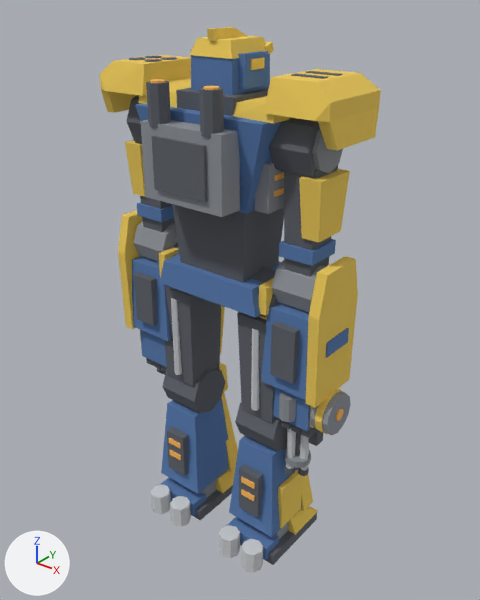
The glTF model client/public/models/titan.glb as it was, and as the next commit left it.
Rendered twice from a camera (50 mm lens) standing at (36.6, -44.1, 17.8) and looking at (0.7, 0.7, -10.0). The axes (+X, +Y, +Z) are drawn at lower left. The lights are the same throughout. The first picture is the older version. Where no turn or scale is listed for an object, it has been applied to the vertices.

Objects in the first picture: 'barrels_R', 'closed_L', 'closed_R', 'fist_L', 'fist_R', 'foot_L', 'foot_R', 'fore_L', 'fore_R', 'gun_R', 'head', 'open_L', 'open_R', 'shin_L', 'shin_R', 'thigh_L', 'thigh_R', 'torso', 'upper_L', 'upper_R'.
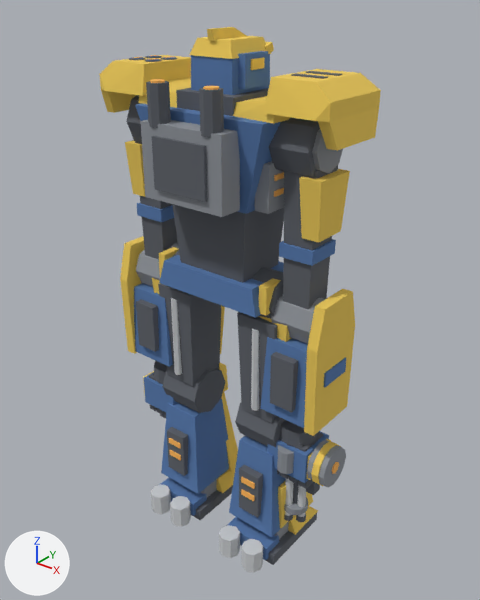
Diff of the bpy script that builds the scene:
```diff
--- a/client/public/models/titan.glb.py
+++ b/client/public/models/titan.glb.py
@@ ob_fist_l @@
 ob_fist_l = bpy.data.objects.new('fist_L', me_fist_l)
-ob_fist_l.location = (-8.5, 0.0, -18.0)
+ob_fist_l.location = (-8.5, 0.0, -24.0)
@@ ob_closed_l @@
 ob_closed_l = bpy.data.objects.new('closed_L', me_closed_l)
-ob_closed_l.location = (-8.5, 0.0, -18.0)
+ob_closed_l.location = (-8.5, 0.0, -24.0)
@@ ob_open_l @@
 ob_open_l = bpy.data.objects.new('open_L', me_open_l)
-ob_open_l.location = (-8.5, 0.0, -18.0)
+ob_open_l.location = (-8.5, 0.0, -24.0)
@@ ob_fist_r @@
 ob_fist_r = bpy.data.objects.new('fist_R', me_fist_r)
-ob_fist_r.location = (8.5, 0.0, -18.0)
+ob_fist_r.location = (8.5, 0.0, -24.0)
@@ ob_barrels_r @@
 ob_barrels_r = bpy.data.objects.new('barrels_R', me_barrels_r)
-ob_barrels_r.location = (8.5, 0.0, -18.0)
+ob_barrels_r.location = (8.5, 0.0, -24.0)
@@ ob_closed_r @@
 ob_closed_r = bpy.data.objects.new('closed_R', me_closed_r)
-ob_closed_r.location = (8.5, 0.0, -18.0)
+ob_closed_r.location = (8.5, 0.0, -24.0)
@@ ob_gun_r @@
 ob_gun_r = bpy.data.objects.new('gun_R', me_gun_r)
-ob_gun_r.location = (8.5, 0.0, -18.0)
+ob_gun_r.location = (8.5, 0.0, -24.0)
@@ ob_open_r @@
 ob_open_r = bpy.data.objects.new('open_R', me_open_r)
-ob_open_r.location = (8.5, 0.0, -18.0)
+ob_open_r.location = (8.5, 0.0, -24.0)
@@ ob_fore_l @@
 ob_fore_l = bpy.data.objects.new('fore_L', me_fore_l)
-ob_fore_l.location = (-8.5, 0.0, -6.0)
+ob_fore_l.location = (-8.5, 0.0, -9.0)
@@ ob_fore_r @@
 ob_fore_r = bpy.data.objects.new('fore_R', me_fore_r)
-ob_fore_r.location = (8.5, 0.0, -6.0)
+ob_fore_r.location = (8.5, 0.0, -9.0)
```

What differs and where, as boxes [x1, y1, x2, y2] in the pictures (480 x 600 px):
'fore_R', moved
    before: [261, 256, 358, 408]
    after: [261, 289, 355, 446]
'fore_L', moved
    before: [118, 210, 178, 341]
    after: [120, 236, 173, 384]
'gun_R', moved
    before: [279, 389, 351, 435]
    after: [277, 433, 346, 488]
'barrels_R', moved
    before: [284, 428, 311, 476]
    after: [284, 478, 308, 522]
'fist_R', moved
    before: [273, 387, 314, 431]
    after: [267, 431, 331, 483]
'fist_L', moved
    before: [140, 330, 167, 367]
    after: [143, 371, 177, 413]
'closed_R', moved (mostly hidden)
    before: [280, 421, 318, 438]
    after: [277, 470, 313, 489]
'open_R', moved (mostly hidden)
    before: [309, 430, 323, 446]
    after: [306, 482, 320, 495]
'closed_L', moved (mostly hidden)
    before: [146, 358, 167, 372]
    after: [150, 405, 166, 417]
'open_L', moved (mostly hidden)
    before: [157, 368, 166, 375]
    after: [160, 414, 166, 418]
